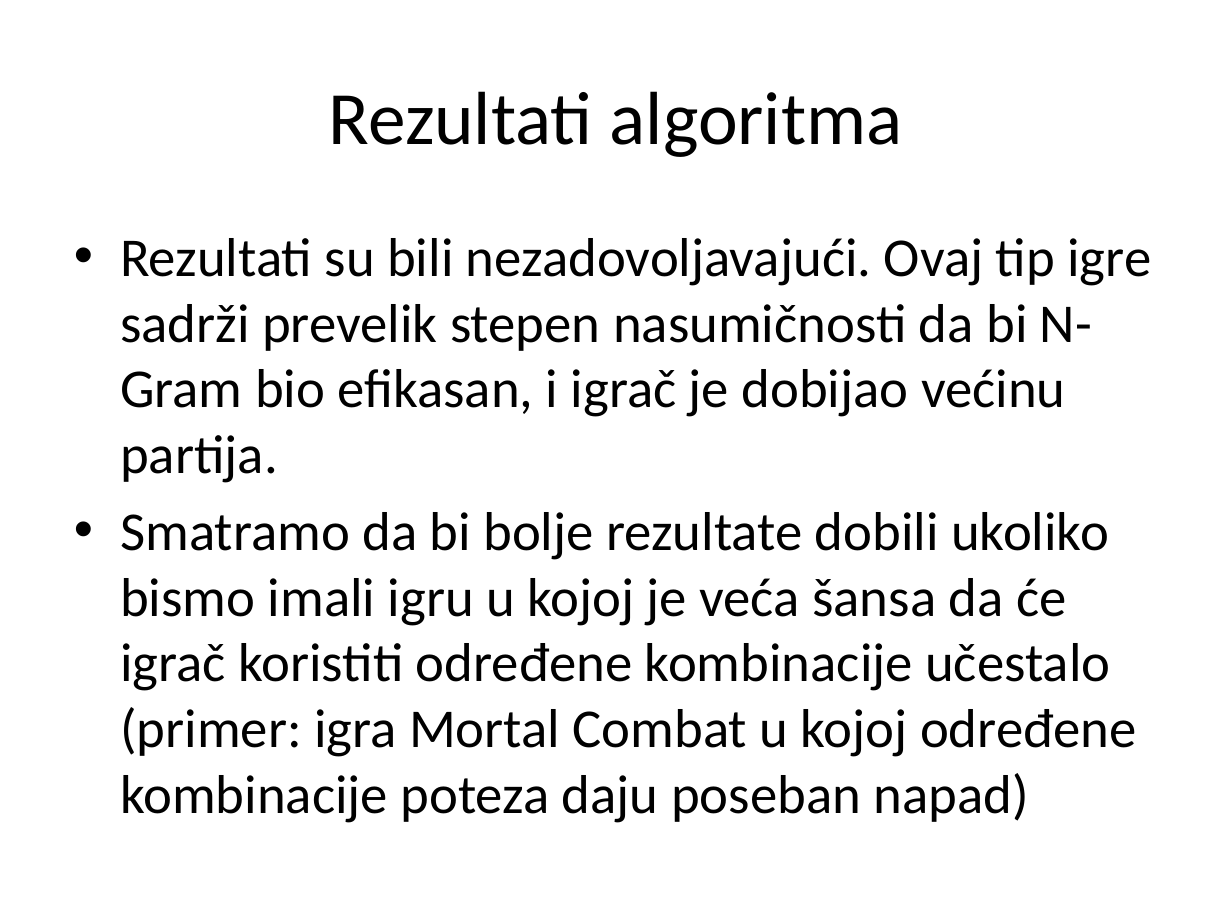
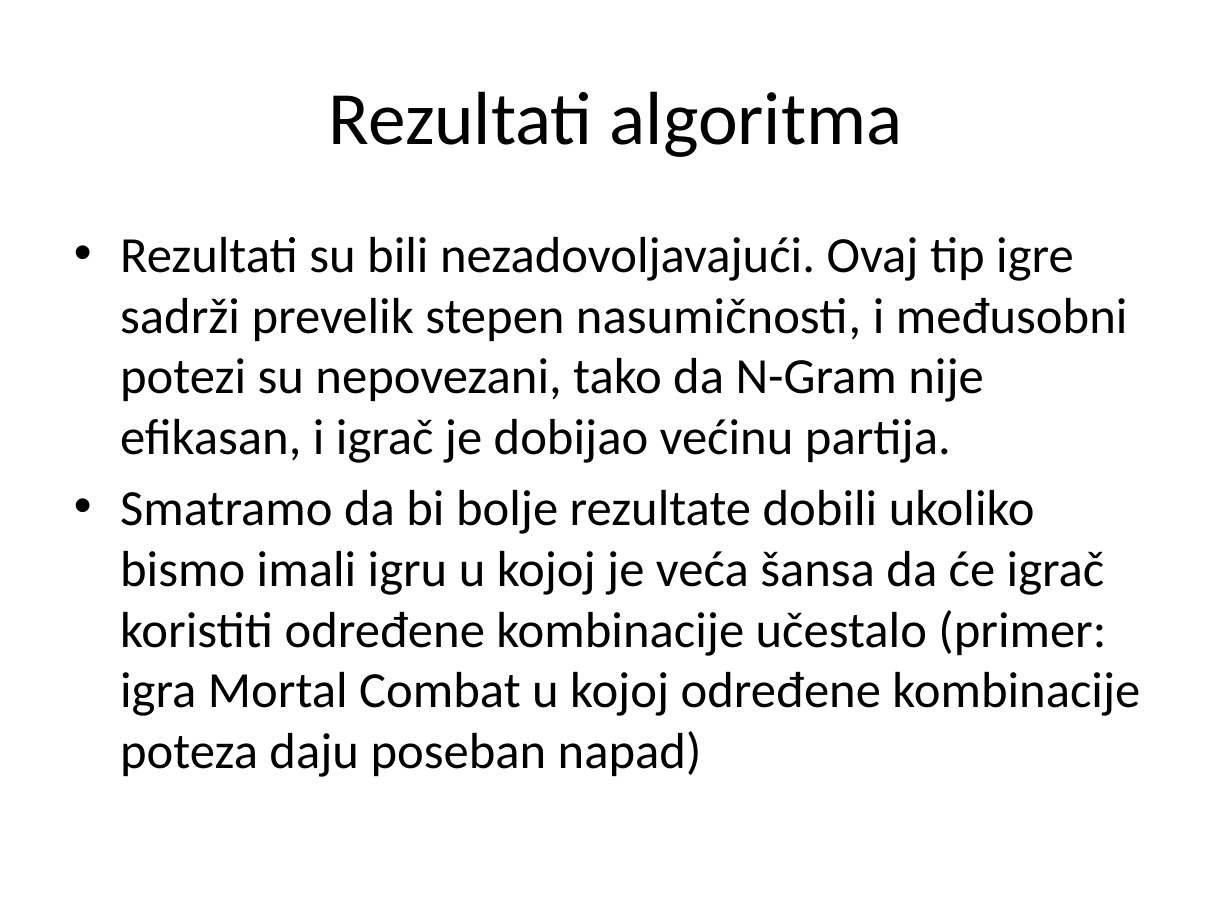
Before and after one commit to AndrejMiletic/SC2015-2016, a slide deck: slide 17 of AI in games.pptx. Drawn at 1232x924 pixels with LibreOffice and Linux fonts; fonts in the diff are those of the drawing. Boxes give left, top, right and bottom in pixels: in the first picture for what was removed or moved away, otherwise in the second. Text is boxed around its words. In the diff, an @@ line names an element or a change of style, - is before the commit and + after.

Commit message:
Izmena recenice
Opis

```diff
--- a/AI in games.pptx
+++ b/AI in games.pptx
@@ text at <box>120,237,1127,463</box>: text changed; size 32 to 29.6 pt @@
-• Rezultati su bili nezadovoljavajući. Ovaj tip igre sadrži prevelik stepen nasumičnosti da bi N-Gram bio efikasan, i igrač je dobijao većinu partija.
+• Rezultati su bili nezadovoljavajući. Ovaj tip igre sadrži prevelik stepen nasumičnosti, i međusobni potezi su nepovezani, tako da N-Gram nije efikasan, i igrač je dobijao većinu partija.
@@ text at <box>120,490,1140,777</box>: size 32 to 29.6 pt in "Smatramo da bi bolje rezultate dobili ukoliko ..." @@
```
